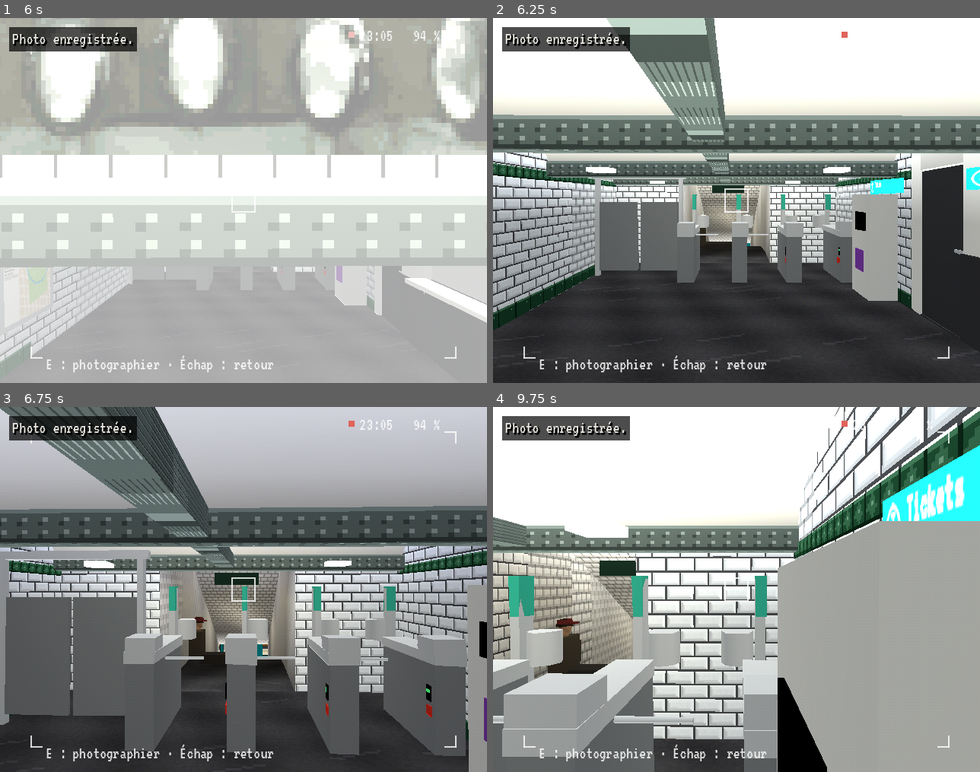
Above: before the commit, frames 1-4 (two rows, left to right).
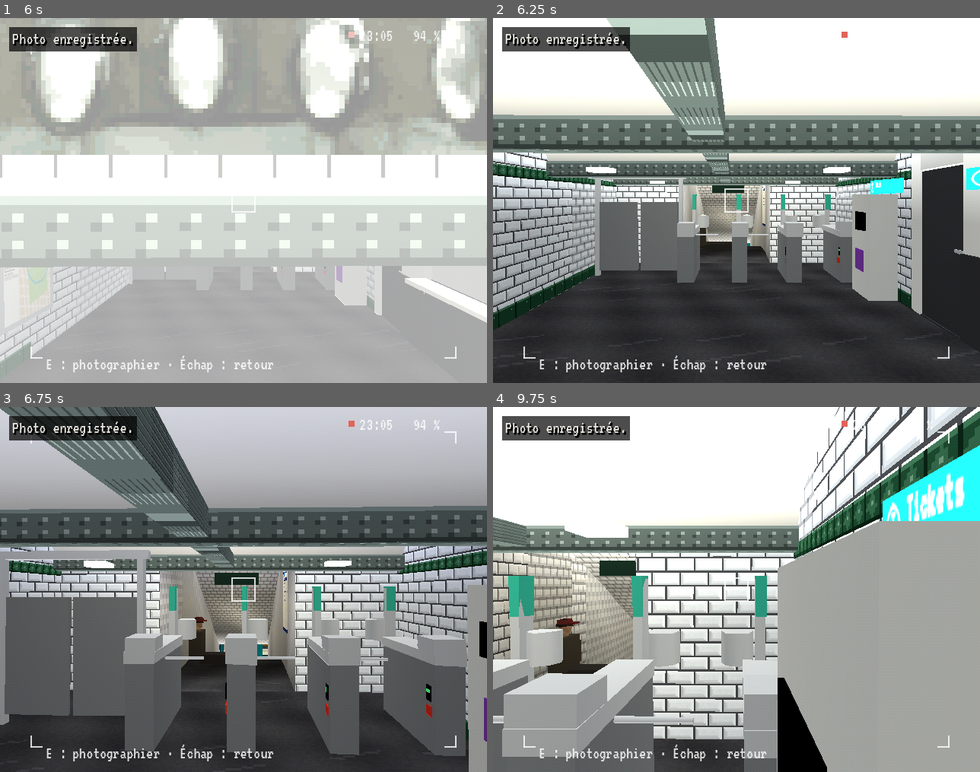
Above: after the commit, the same moments.

Repository: fluxcroises/ligne2
Game: Godot game, scene res://scenes/titre.tscn
Two runs of this game, one before a commit and one after it. Both use one fixed random seed, a clock stepped at 60 frames per second and the inputs below.
Inputs (mouse positions are in pixels of both pictures, inside the frame that each line leads up to):
- Up to frame 1 (6 s): click "Nouvelle partie" at 0.5 s; tap Enter (ui_accept) at 1.25, 1.52, 2.27, 3.77, 4.52, 5.27 s; move the mouse to (267, 200) at 1.27 s; hold E (interact) 1.28-2.03 s; hold W (move_forward) from 1.28 s (still down); click (267, 200) at 1.42 s; move the mouse to (219, 200) at 2.02 s; tap Tab (phone) at 2.1, 5.1 s; move the mouse to (253, 193) at 2.77 s; hold Shift (run) 2.78-3.53 s; move the mouse to (238, 207) at 3.52 s; tap N (toggle_night) at 3.6 s; click (238, 207) at 3.67 s; move the mouse to (282, 204) at 4.27 s; hold E (interact) 4.28-5.03 s; move the mouse to (204, 196) at 5.02 s; move the mouse to (248, 200) at 5.77 s; hold Shift (run) from 5.78 s (still down); click (248, 200) at 5.92 s
- Up to frame 2 (6.25 s): keep holding W (move_forward); keep holding Shift (run)
- Up to frame 3 (6.75 s): move the mouse to (224, 582) at 6.52 s; release W (move_forward) at 6.53 s; release Shift (run) at 6.53 s; hold D (move_right) from 6.53 s (still down); tap N (toggle_night) at 6.6 s
- Up to frame 4 (9.75 s): tap Enter (ui_accept) at 6.77, 7.52, 8.27 s; move the mouse to (760, 589) at 7.27 s; release D (move_right) at 7.28 s; hold E (interact) 7.28-8.03 s; hold W (move_forward) 7.28-9.53 s; move the mouse to (712, 589) at 8.02 s; tap Tab (phone) at 8.1 s; click (712, 589) at 8.17 s; move the mouse to (746, 582) at 8.77 s; hold Shift (run) 8.78-9.53 s; move the mouse to (731, 596) at 9.52 s; hold A (move_left) from 9.53 s (still down); tap N (toggle_night) at 9.6 s

Frame 1 is identical in both runs. In frame 2, 0.1% of the frame differs, in the area x 43-56%, y 45-63%; in frame 3, 0.3%; in frame 4, 0.9%, in the area x 16-29%, y 42-71%.

Commit message:
Quai et rame : raccord escalier, plans de ligne, nez du MF01, intercirculation
- Murs de l'escalier arrêtés à l'entrée du quai (plus de cassure avec la voûte)
- Plan de ligne Porte Dauphine avant l'entrée du quai, plan Nation dans le passage
- Faces avant collées aux caisses (plus de trou)
- Plaque d'intercirculation au sol entre les voitures

Co-Authored-By: Claude Opus 5.5 <noreply@anthropic.com>
Claude-Session: https://claude.ai/code/session_01BjtQeYGbbRjsPmMBVcz5S5

Diff:
--- a/scripts/mf01.gd
+++ b/scripts/mf01.gd
@@ -114,15 +114,18 @@
 			for sz in [-1, 1]:
 				_put(b, PsxGeo.plane(0.42, 2.2), M.soufflet, Vector3(cx + 7, fh + 1.1, sz * 1.0), Vector3(0, 0.0 if sz < 0 else PI, 0))
 				_put(b, PsxGeo.plane(0.42, 2.9), M.rameNoir, Vector3(cx + 7, 2.05, sz * 1.2), Vector3(0, PI if sz < 0 else 0.0, 0))
-			_put(b, PsxGeo.plane(0.42, 2.0), M.int_sol, Vector3(cx + 7, fh + 0.005, 0), Vector3(-PI / 2, 0, 0))
+			_put(b, PsxGeo.box(0.62, 0.012, 2.0), M.inox, Vector3(cx + 7, fh + 0.006, 0))   # plaque d'intercirculation
+			for edge in [-0.32, 0.32]:
+				_put(b, PsxGeo.box(0.03, 0.014, 2.0), M.rameNoir, Vector3(cx + 7 + edge, fh + 0.007, 0))
 			_put(b, PsxGeo.plane(0.42, 2.0), M.soufflet, Vector3(cx + 7, fh + 2.2, 0), Vector3(PI / 2, 0, 0))
 			_put(b, PsxGeo.plane(0.42, 2.4), M.rameNoir, Vector3(cx + 7, 3.45, 0), Vector3(-PI / 2, 0, 0))
 	for p in poles:
 		_put(b, PsxGeo.cylinder(0.025, 0.025, 2.1, 5), M.inox, p)
-	_put(b, PsxGeo.plane(2.4, 3.0), M.rameFace, Vector3(-HALF_LENGTH - 0.02, 2.05, 0), Vector3(0, -PI / 2, 0))
-	_put(b, PsxGeo.plane(2.4, 3.0), M.rameFace, Vector3(HALF_LENGTH + 0.02, 2.05, 0), Vector3(0, PI / 2, 0))
-	_put(b, PsxGeo.plane(2.3, 2.2), M.int_cabine, Vector3(-HALF_LENGTH + 0.4, fh + 1.1, 0), Vector3(0, PI / 2, 0))
-	_put(b, PsxGeo.plane(2.3, 2.2), M.int_cabine, Vector3(HALF_LENGTH - 0.4, fh + 1.1, 0), Vector3(0, -PI / 2, 0))
+	var nose := car_center(CARS - 1) + 6.8   # bout de la dernière caisse
+	_put(b, PsxGeo.plane(2.44, 3.0), M.rameFace, Vector3(-nose - 0.01, 2.05, 0), Vector3(0, -PI / 2, 0))
+	_put(b, PsxGeo.plane(2.44, 3.0), M.rameFace, Vector3(nose + 0.01, 2.05, 0), Vector3(0, PI / 2, 0))
+	_put(b, PsxGeo.plane(2.3, 2.2), M.int_cabine, Vector3(-nose + 0.4, fh + 1.1, 0), Vector3(0, PI / 2, 0))
+	_put(b, PsxGeo.plane(2.3, 2.2), M.int_cabine, Vector3(nose - 0.4, fh + 1.1, 0), Vector3(0, -PI / 2, 0))
 	b.build(self)
 
 
--- a/scripts/monceau.gd
+++ b/scripts/monceau.gd
@@ -351,8 +351,8 @@
 	for i in 12:
 		var top := -3.24 - (i + 1) * 0.27
 		box(M.pierreS, 2 * HX, top + 6.7, 0.5, 0, (top - 6.7) / 2, 14 + i * 0.5 + 0.25, 2, 1)
-	plane(M.carrelage, 6.3, 5.9, -HX, -3.85, 17.15, PI / 2, 8, 7)
-	plane(M.carrelage, 6.3, 5.9, HX, -3.85, 17.15, PI / 2, 8, 7)
+	plane(M.carrelage, ZA - 14, 5.9, -HX, -3.85, (14 + ZA) / 2, PI / 2, 8, 7)
+	plane(M.carrelage, ZA - 14, 5.9, HX, -3.85, (14 + ZA) / 2, PI / 2, 8, 7)
 	plane(M.carrelage, 2 * HX, Vector2(6, 3.06).length(), 0, (-0.92 - 3.98) / 2, 17, 0, 3, 8, -PI / 2 + atan2(3.06, 6))
 	plane(M.sortieQ, 1.1, 0.28, 0, -1.25, 14.05, 0)
 	box(M.fonteDark, 1.12, 0.3, 0.01, 0, -1.25, 14.035)   # dos du panneau, vu du couloir
@@ -722,17 +722,18 @@
 	plane(to_nation, 1.5, 0.5, PX2 - 0.02, -9.1, ZA + PW / 2 + 1.0, -PI / 2)
 	plane(to_exit, 1.5, 1.0, PX2 - 0.02, -9.35, ZB - PW / 2 - 1.2, -PI / 2)
 
-	# plans de ligne sur les quais, examinables
-	for p in [["Porte Dauphine", Vector3(-21.7, -4.98, ZA + 0.03), 0.0], ["Nation", Vector3(-2.0, -4.98, ZB - 0.03), PI]]:
+	# plans de ligne à l'accès de chaque quai, examinables : direction Porte Dauphine dans le
+	# couloir avant l'escalier du quai, direction Nation dans le passage, au pied de son escalier
+	for p in [["Porte Dauphine", Vector3(-HX + 0.02, -1.78, 12.6), PI / 2], ["Nation", Vector3(PX1 + 0.02, -9.4, 30.4), PI / 2]]:
 		var terminus: String = p[0]
 		var pos: Vector3 = p[1]
 		var m := _sign_from_texture(Panneaux.line_plan(self, "Monceau", terminus))
-		plane(m, 0.9, 1.6, pos.x, pos.y, pos.z, p[2])
+		plane(m, 0.72, 1.28, pos.x, pos.y, pos.z, p[2])
 		var item := Examinable.new()
 		item.title = "Plan de la ligne 2"
 		item.description = Panneaux.line_plan_text("Monceau", terminus)
 		item.position = pos
-		_examinable_shape(item, Vector3(0.9, 1.6, 0.15))
+		_examinable_shape(item, Vector3(0.15, 1.28, 0.72))
 		add_child(item)
 
 
